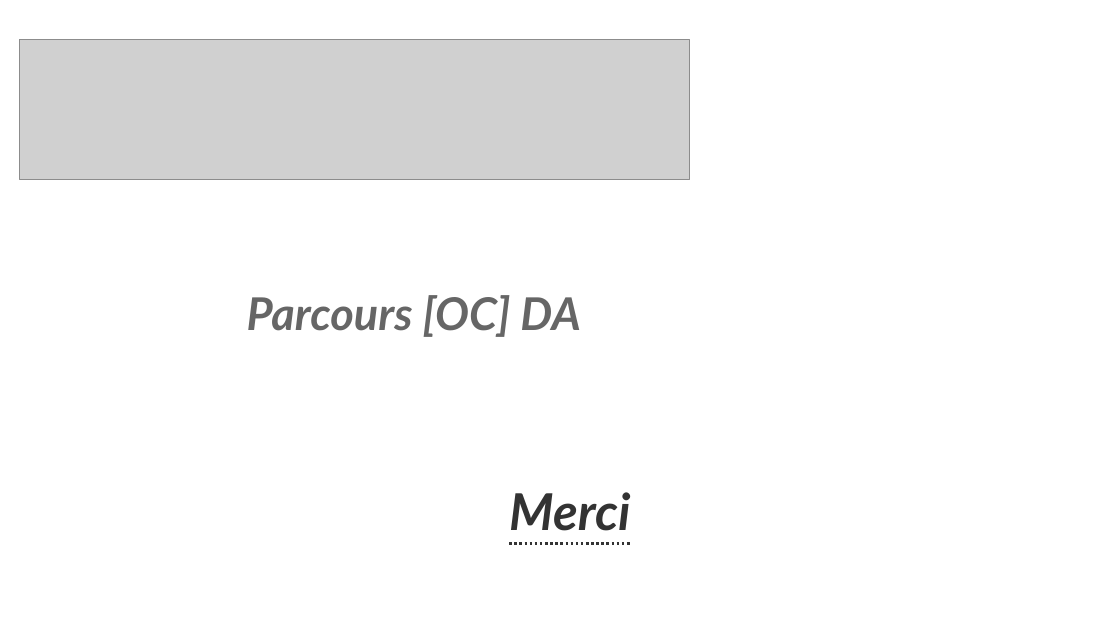
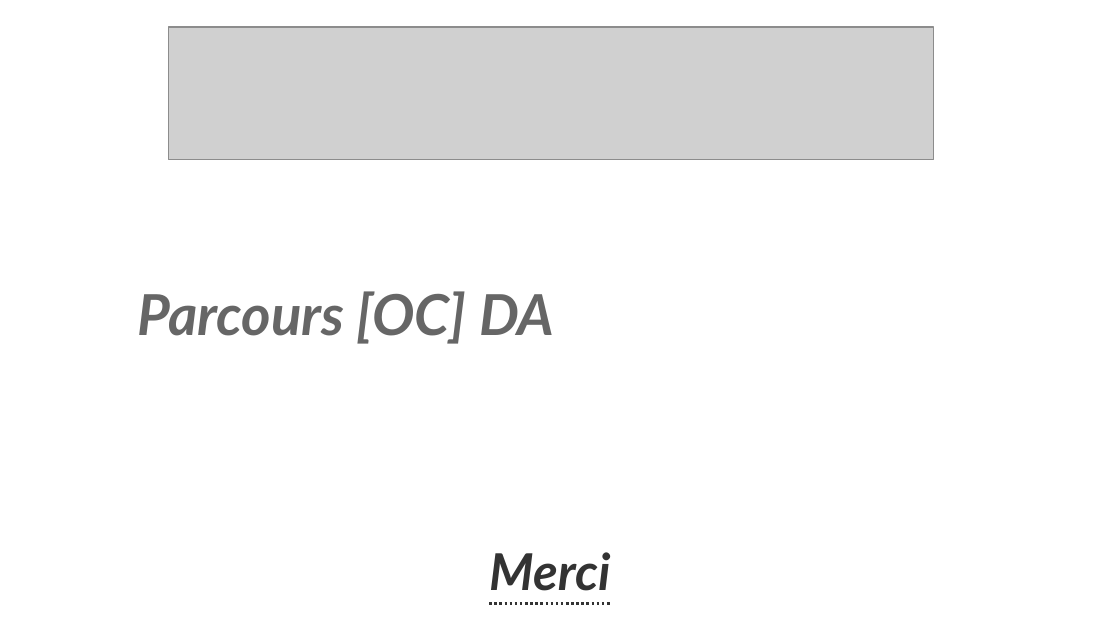
Before and after one commit to Mike-mg/books_to_scrape, a slide deck: slide 5 of P02_06_book_to_scrap_impress.odp. Drawn at 1120x630 pixels with LibreOffice and Linux fonts; fonts in the diff are those of the drawing; grey boxes stand for pictures; background and template pictures are left out. Boxes give left, top, right and bottom in pixels: in the first picture for what was removed or moved away, otherwise in the second. Text is boxed around its words. In the diff, an @@ line names an element or a change of style, - is before the commit and + after.

```diff
--- a/P02_06_book_to_scrap_impress.odp
+++ b/P02_06_book_to_scrap_impress.odp
@@ picture: place and size @@
-picture at (20,40,690,180)
+picture at (169,27,934,161)
@@ title "Parcours [OC] DA": place and size @@
-title "Parcours [OC] DA" at (247,295,580,337)
+title "Parcours [OC] DA" at (137,291,555,344)
@@ title "Parcours [OC] DA" at (137,291,555,344): size 32 to 40 pt @@
@@ text "Merci": place and size @@
-text "Merci" at (509,492,630,531)
+text "Merci" at (489,552,610,591)
```
Also in this commit, not shown: 4 other slides changed.
